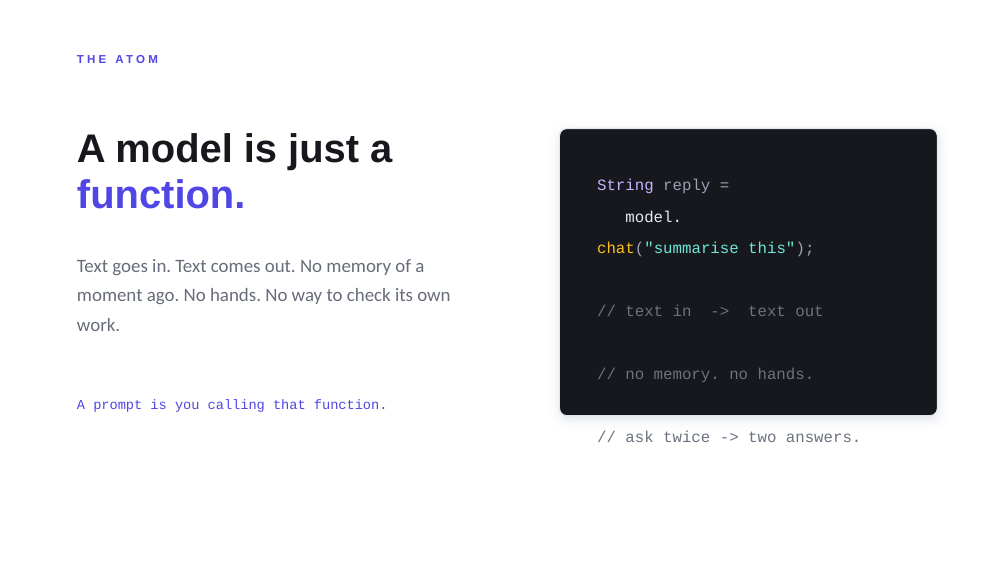
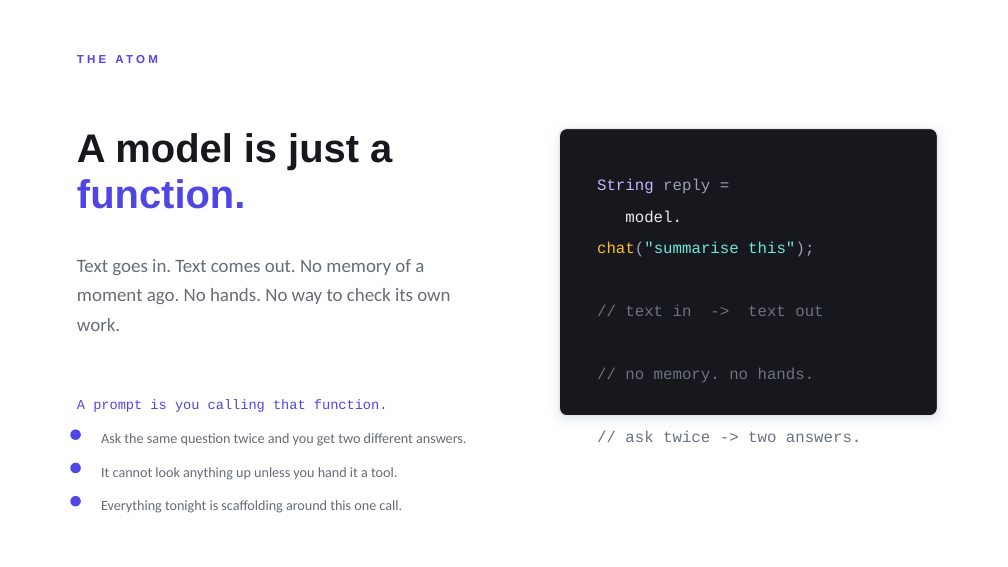
Before and after one commit to Nevvyboi/OnePromptManyWorkers, a slide deck: slide 6 of slides/One-Prompt-Many-Workers-Light.pptx. Drawn at 1008x567 pixels with LibreOffice and Linux fonts; fonts in the diff are those of the drawing. Boxes give left, top, right and bottom in pixels: in the first picture for what was removed or moved away, otherwise in the second. Text is boxed around its words. In the diff, an @@ line names an element or a change of style, - is before the commit and + after.

```diff
--- a/slides/One-Prompt-Many-Workers-Light.pptx
+++ b/slides/One-Prompt-Many-Workers-Light.pptx
@@ ellipse added at [70,430,81,440], fill #4F46E5 @@
@@ text added at [101,433,466,446], 13.5 pt, text #666C7A @@
+Ask the same question twice and you get two different answers.
@@ ellipse added at [70,463,81,473], fill #4F46E5 @@
@@ text added at [101,467,397,480], 13.5 pt, text #666C7A @@
+It cannot look anything up unless you hand it a tool.
@@ ellipse added at [70,496,81,507], fill #4F46E5 @@
@@ text added at [101,500,402,513], 13.5 pt, text #666C7A @@
+Everything tonight is scaffolding around this one call.
```
Also in this commit, not shown: 10 other slides changed, 6 slides added, 23 other files.
